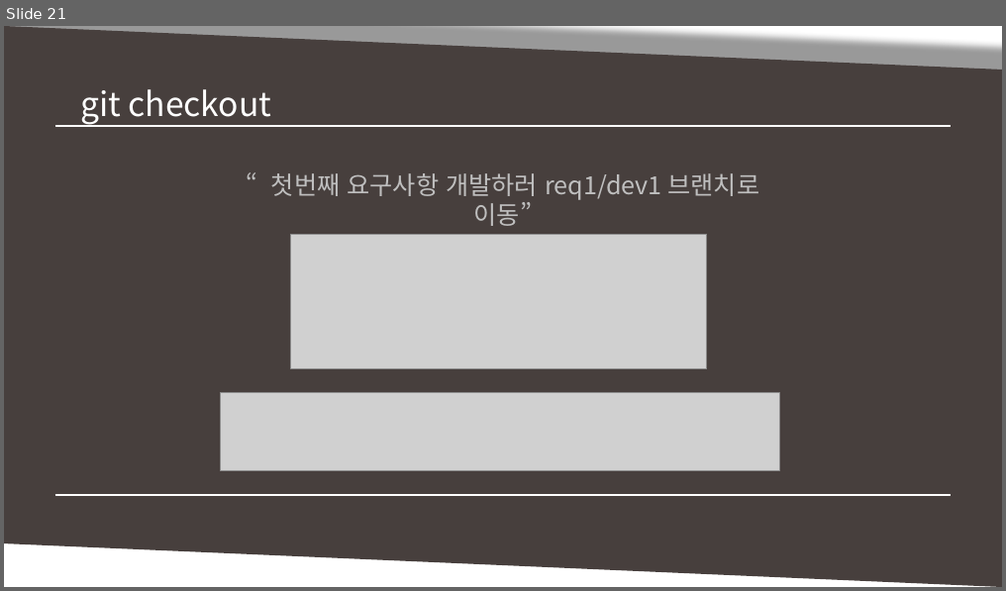
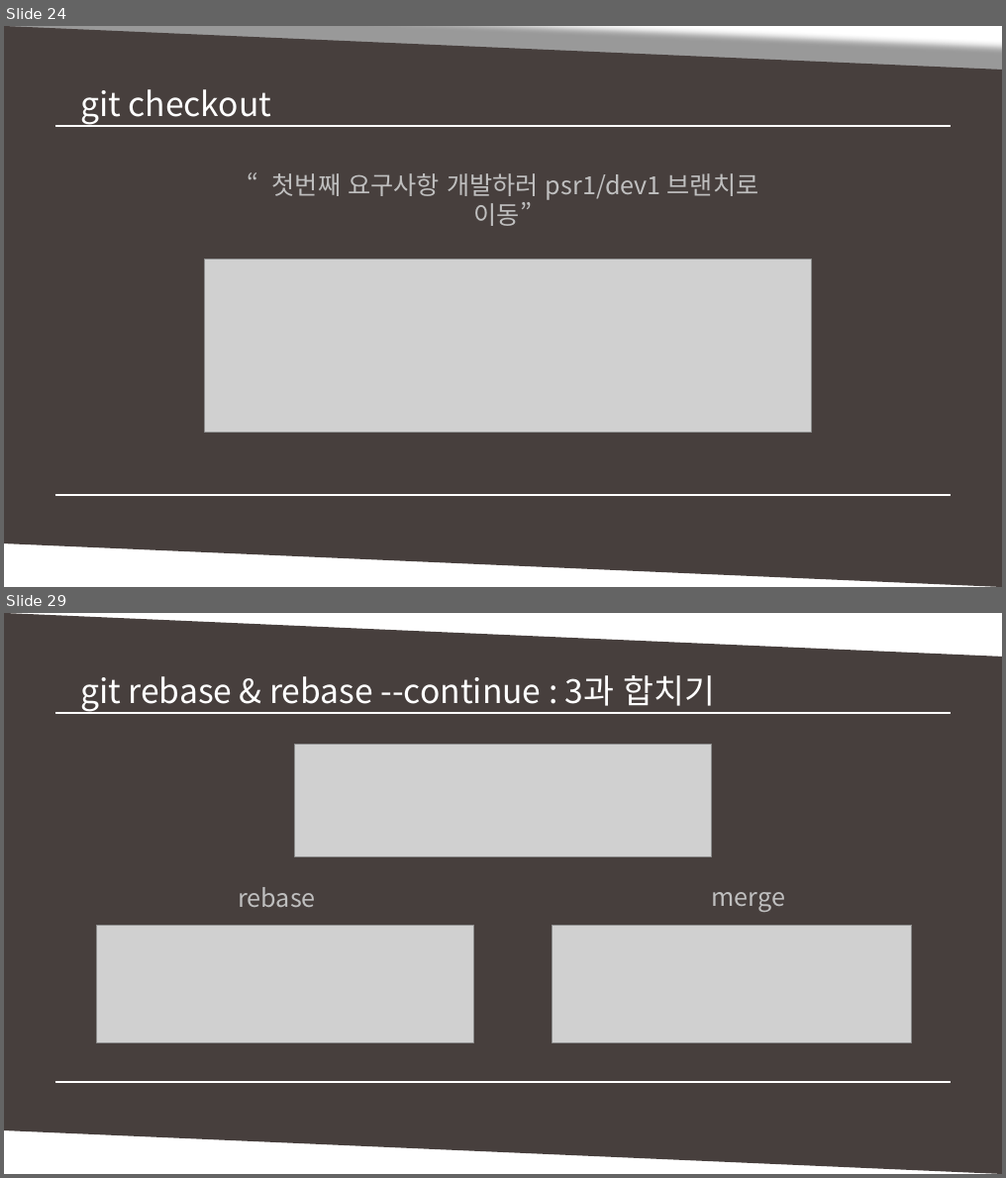
Before and after one commit to MinSikMoon/pptgit, a slide deck: git발표.pptx. Shown one above the other, each under a label of ours: slide 21 before the commit, slides 24 and 29 after it; the slides between them are not shown. The pictures are 1006x591 and 1006x1178 pixels, drawn with LibreOffice and Linux fonts; fonts in the diff are those of the drawing; grey boxes stand for pictures. Boxes give left, top, right and bottom in pixels: in the first picture for what was removed or moved away, otherwise in the second. Text is boxed around its words. In the diff, an @@ line names an element or a change of style, - is before the commit and + after.

```diff
--- a/git발표.pptx
+++ b/git발표.pptx
@@ slide 29 added at <box>4,613,1002,1174</box>, background #FFFFFF @@
@@ parallelogram added at <box>4,613,1002,1173</box>, fill #473F3D @@
@@ text added at <box>80,675,716,713</box>, 24 pt, text #FFFFFF @@
+git rebase & rebase --continue : 3과 합치기
@@ line added from (54, 713) to (951, 713), #FFFFFF 1 pt @@
@@ line added from (62, 713) to (951, 713), #FFFFFF 1 pt @@
@@ picture added at <box>294,745,711,858</box> @@
@@ text added at <box>238,887,316,907</box>, 18 pt, text #BFBFBF @@
+rebase
@@ text added at <box>712,892,786,912</box>, 18 pt, text #BFBFBF @@
+merge
@@ picture added at <box>96,926,473,1043</box> @@
@@ picture added at <box>551,926,911,1043</box> @@
@@ line added from (54, 1082) to (944, 1082), #FFFFFF 1 pt @@
@@ line added from (54, 1082) to (951, 1082), #FFFFFF 1 pt @@
@@ what was slide 21 is now slide 24 @@
@@ slide 24 changed as well @@
@@ text at <box>272,174,759,226</box>: text changed @@
-“첫번째 요구사항 개발하러 req1/dev1 브랜치로 이동”
+“첫번째 요구사항 개발하러 psr1/dev1 브랜치로 이동”
@@ picture added at <box>205,260,811,432</box> @@
@@ picture removed at <box>290,235,707,370</box> @@
@@ picture removed at <box>221,393,779,472</box> @@
```
Also in this commit, not shown: 13 other slides changed, 6 other slides added, 1 slide removed.
